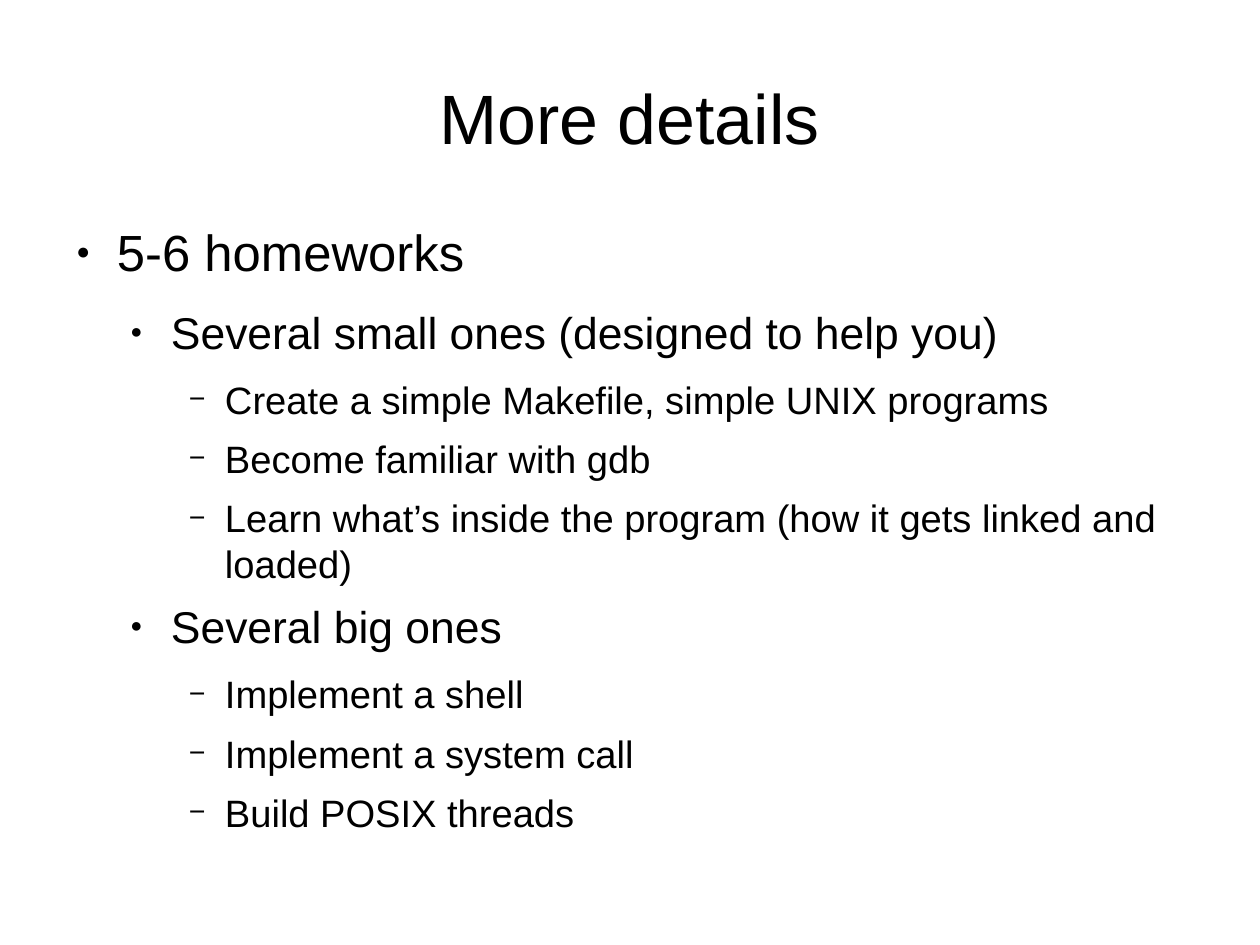
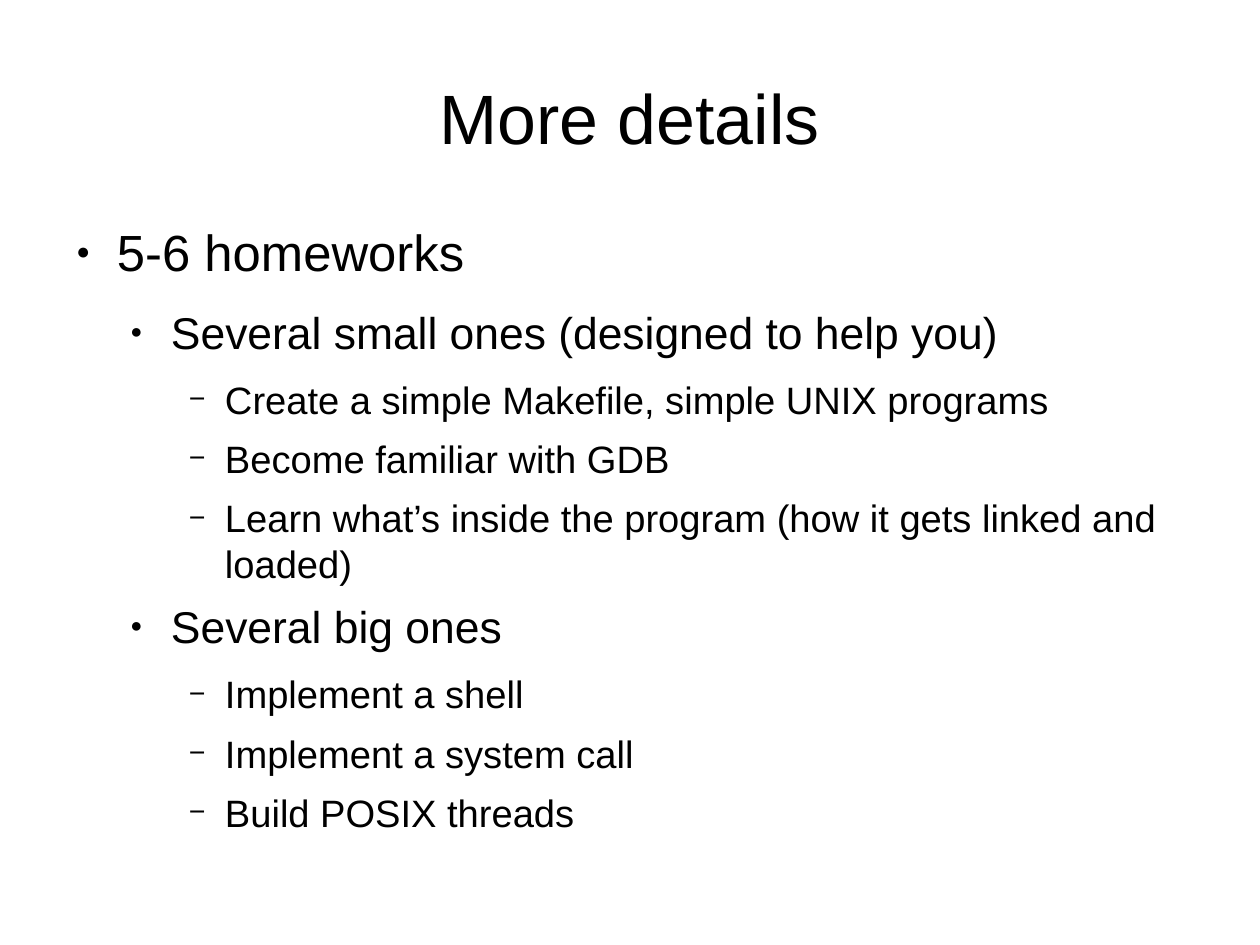
Before and after one commit to antonburtsev/cs5460, a slide deck: slide 5 of lectures/lecture00-logistics/lecture00-logistics.odp. Drawn at 1260x945 pixels with LibreOffice and Linux fonts; fonts in the diff are those of the drawing. Boxes give left, top, right and bottom in pixels: in the first picture for what was removed or moved away, otherwise in the second. Text is boxed around its words. In the diff, an @@ line names an element or a change of style, - is before the commit and + after.

```diff
--- a/lectures/lecture00-logistics/lecture00-logistics.odp
+++ b/lectures/lecture00-logistics/lecture00-logistics.odp
@@ text at [225,445,670,474]: text changed @@
-    − Become familiar with gdb
+    − Become familiar with GDB
```
Also in this commit, not shown: 4 other slides changed, 1 slide removed, 3 other files.
